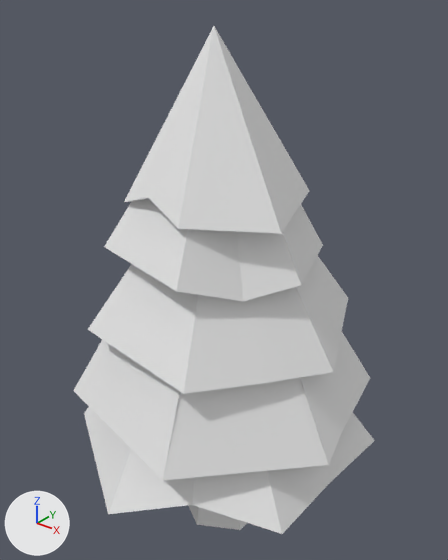
The FBX model Assets/Objects/Pine Tree 1.fbx, before and after one commit.
Both versions are drawn from a camera (50 mm lens) standing at (5.0, -6.25, 8.08) and looking at (-0.11, 0.14, 4.12). The lights are fixed; the arrows at lower left show +X, +Y and +Z. Where no turn or scale is listed for an object, it has been applied to the vertices.

Objects in the first picture: 'Pine Tree 1'.
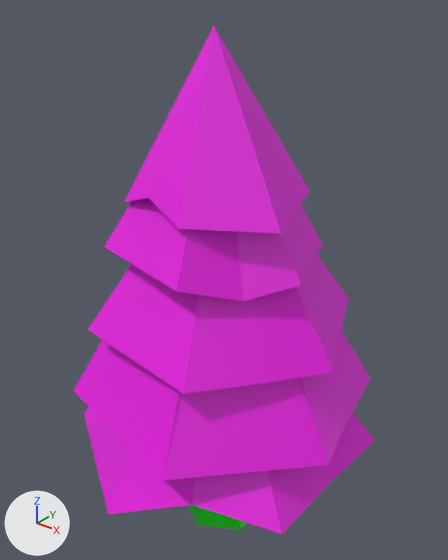
Changed parts and their boxes (x1, y1, x2, y2) in the pictures (448 x 560 px):
'Pine Tree 1', recoloured (white to pink): (73, 26, 375, 534) in both

The change, as a list of edits to the scene's bpy script:
```text
Change mat_brown:
    mat_brown.base_color: (0.8, 0.8, 0.8) -> (0.0, 0.8, 0.000354)  # white #e7e7e7 -> green #00e701
Add mat_green:
    mat_green = principled_material('Green')
    mat_green.base_color = (0.8, 0.00293, 0.746)  # pink #e70ae0
Change me_cylinder:
    where me_cylinder.from_pydata(...)  # 169 vertices, 138 faces; spans x -2.24..2.19, y -2.36..2.37, z 0.01..7.57
    used by ob_pine_tree_1; location = (0.0, 0.0, 0.0)
    me_cylinder part 1: 131 of the faces centred in x -1.98..1.98, y -1.98..1.95, z 1.42..7.12 switch from mat_brown (white #e7e7e7) to mat_green (pink #e70ae0)
```
